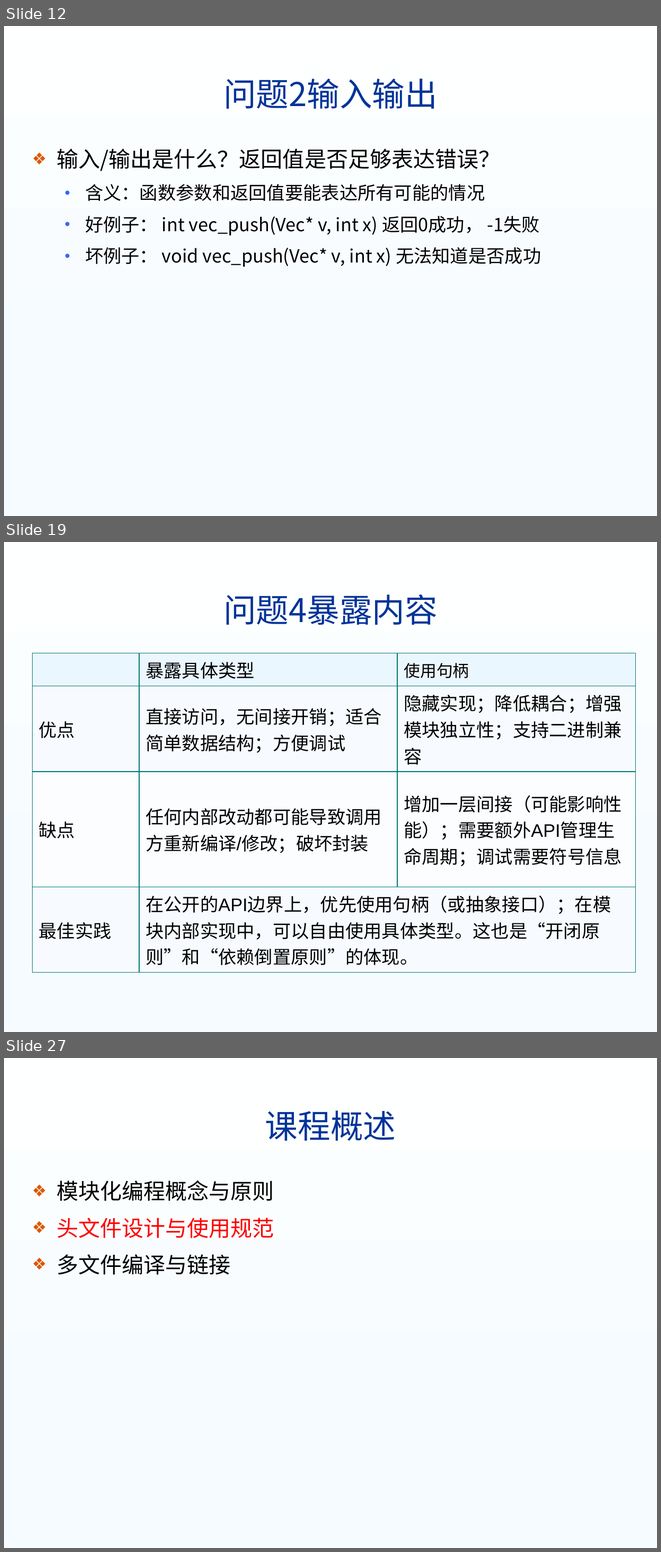
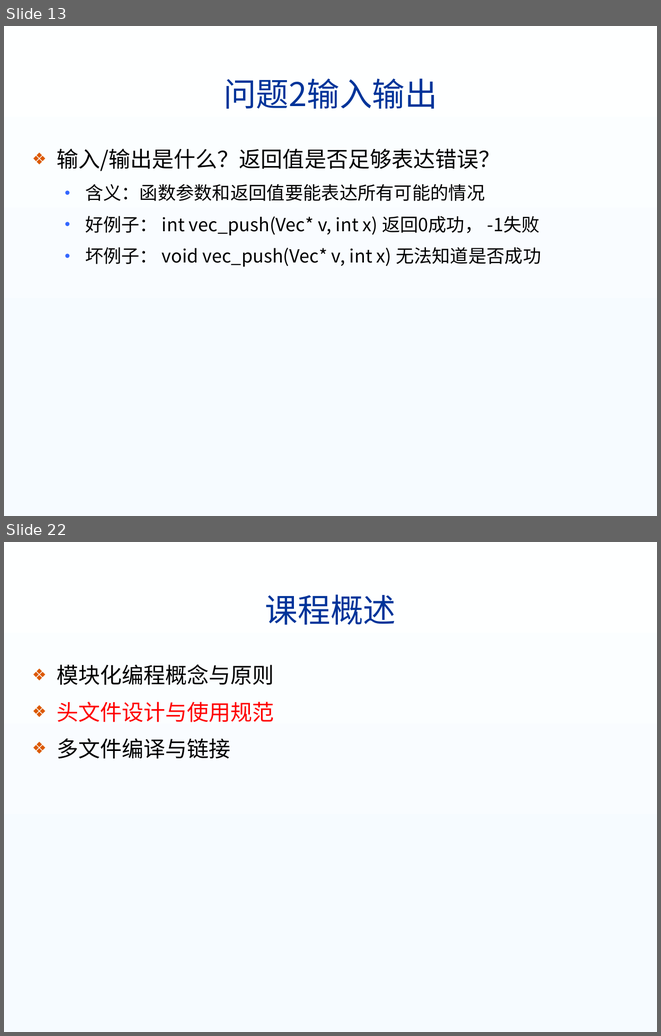
Before and after one commit to USTC-ISP/ustc-isp.github.io, a slide deck: lectures/03模块化程序设计.pptx. Shown one above the other, each under a label of ours: slides 12, 19 and 27 before the commit, slides 13 and 22 after it; the slides between them are not shown. The pictures are 661x1552 and 661x1036 pixels, drawn with LibreOffice and Linux fonts; fonts in the diff are those of the drawing; background and template pictures are left out. Boxes give left, top, right and bottom in pixels: in the first picture for what was removed or moved away, otherwise in the second. Text is boxed around its words. In the diff, an @@ line names an element or a change of style, - is before the commit and + after.

```diff
--- a/lectures/03模块化程序设计.pptx
+++ b/lectures/03模块化程序设计.pptx
@@ slide 19 removed at <box>4,542,657,1032</box>, background gradient #FEFFFF to #F6FBFF to #F9FDFF @@
@@ title removed at <box>223,594,438,625</box> @@
-问题4暴露内容
@@ table removed at <box>32,653,635,967</box>, 4 rows, 3 columns @@
- | 暴露具体类型 | 使用句柄
-优点 | 直接访问，无间接开销；适合简单数据结构；方便调试 | 隐藏实现；降低耦合；增强模块独立性；支持二进制兼容
-缺点 | 任何内部改动都可能导致调用方重新编译/修改；破坏封装 | 增加一层间接（可能影响性能）；需要额外API管理生命周期；调试需要符号信息
-最佳实践 | 在公开的API边界上，优先使用句柄（或抽象接口）；在模块内部实现中，可以自由使用具体类型。这也是“开闭原则”和“依赖倒置原则”的体现。 | 
@@ what was slide 12 is now slide 13 @@
@@ what was slide 27 is now slide 22 @@
```
Also in this commit, not shown: 18 slides changed, 3 slides added, 7 other slides removed, 12 other files.
